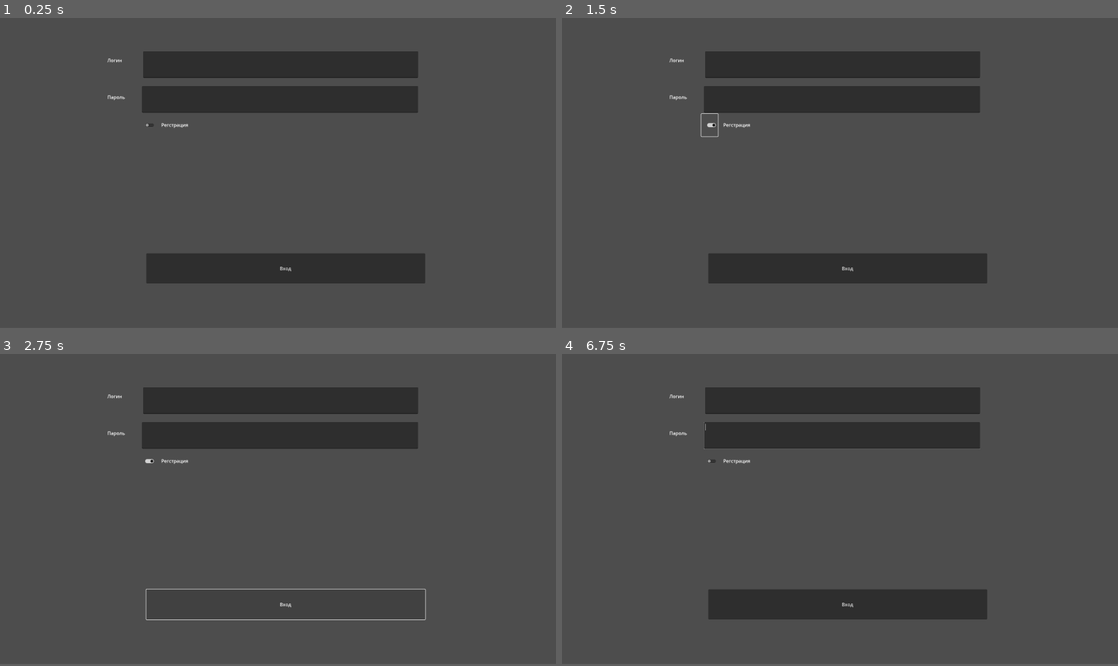
Above: before the commit, frames 1-4 (two rows, left to right).
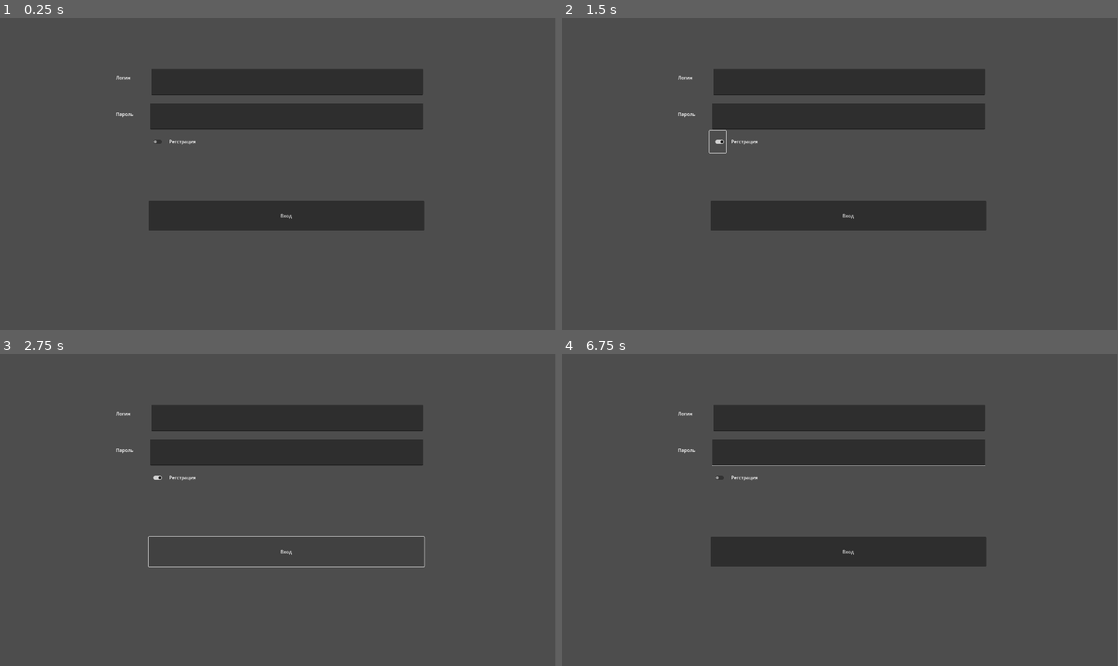
Above: after the commit, the same moments.

Repository: Crumbobly/CardSiege
Game: Godot game, scene res://scenes/auth/auth.tscn
Same seed, same stepped clock (60 frames per second), same inputs: the game is played once before the commit and once after it.
Inputs (mouse positions are in pixels of both pictures, inside the frame that each line leads up to; where the layout moved, square brackets give the same spot in the first picture):
- Up to frame 1 (0.25 s): no input
- Up to frame 2 (1.5 s): click "Вход" at 0.5 s; click (717, 139) [712, 124] at 1.25 s
- Up to frame 3 (2.75 s): click "Вход" at 2 s
- Up to frame 4 (6.75 s): click (717, 475) [712, 460] at 2.75 s; click "Вход" at 3.5 s; click (717, 475) [712, 460] at 4.25 s; tap Enter at 5, 6.5 s; move the mouse to (962, 494) at 5.02 s; click (962, 494) at 5.17 s; tap Space at 5.75 s; drag from (728, 525) to (812, 572) at 5.77 s; move the mouse to (895, 441) at 6.52 s; click (895, 441) at 6.67 s
In our replay, the window is 800x446 before the commit and 799x449 after it. These sizes can differ from the game's own. Grey fills any space a smaller window leaves; there, only what the larger window draws over its background counts as a difference.

The runs differ from the first frame. In frame 1, 18% of the frame differs, in the area x 19-77%, y 10-86%; in frame 2, 18%; in frame 3, 8.7%; in frame 4, 18%.

Commit message:
Серверные изменения

Diff:
--- a/project.godot
+++ b/project.godot
@@ -20,12 +20,13 @@
 Global="*res://global/global.gd"
 Events="*res://scripts/Events.gd"
 Server="*res://server/server.gd"
-NetworkManager="*res://server/network_manager.gd"
+NetworkManager="*res://server/utils/network_manager.gd"
 
 [display]
 
-window/size/viewport_width=1900
-window/size/viewport_height=1060
+window/size/viewport_width=1920
+window/size/viewport_height=1080
+window/size/mode=2
 
 [dotnet]
 
--- a/scenes/auth/auth.gd
+++ b/scenes/auth/auth.gd
@@ -1,53 +1,63 @@
 extends Node2D
 
-var is_login: bool = true
-var login: String
-var password: String
-@onready var timer: Timer = $Timer
+var reg_log_switch: bool = true
+var login_string: String
+var password_string: String
 var timer_end: bool = false
 
+@onready var timer: Timer = $Timer
 @onready var login_field = $LoginField
 @onready var password_field = $PasswordField
+@onready var error_lbl = $ErrorLbl
 
 
 func _ready() -> void:
-	$Unsec.visible = false
-	$UnsecLog.visible = false
+	DisplayServer.window_set_title("Вход")
+	NetworkManager.register_scene("Auth", self)
+	Server.join_server()
+
+	error_lbl.visible = false
 	timer.timeout.connect(timeout)
-	Server.join_server()
-	NetworkManager.register_scene("Auth", self)
+
 
 func _on_log_reg_check_btn_button_up() -> void:
-	is_login = false
-	$Unsec.visible = false
-	$UnsecLog.visible = false
+	reg_log_switch = false
+
 
 func _on_login_field_text_changed() -> void:
-	login = login_field.text
+	hide_error()
+	login_string = login_field.text
+
 
 func _on_password_field_text_changed() -> void:
-	password = password_field.text
+	hide_error()
+	password_string = password_field.text
+
 
 func _on_auth_btn_pressed() -> void:
 	timer_end = false
 	timer.set_wait_time(10)
 	timer.start()
-	Server.auth(login, password, is_login)
+	if reg_log_switch:
+		Server.login(login_string, password_string)
+	else:
+		Server.register(login_string, password_string)
 
-func uncorrect_data(type):
-	if(type == 0):
-		$UnsecLog.visible = true
-	else:
-		$UnsecLog.visible = false
-	if(type == 1):
-		$Unsec.visible = true
-	else:
-		$Unsec.visible = false
+
+func show_error():
+	error_lbl.visible = true
+
+
+func hide_error():
+	error_lbl.visible = false
+
+
 func timeout():
 	server_not_here()
 	timer_end = true
 
-func server_here():
+
+func server_here(my_login: String):
 
 	if timer_end:
 		return
@@ -55,6 +65,8 @@
 	timer.stop()
 	var scene: PackedScene = load("res://scenes/lobby/lobby.tscn")
 	get_tree().change_scene_to_packed(scene)
+	DisplayServer.window_set_title(my_login)
+
 
 func server_not_here():
 
--- a/scenes/auth/auth.tscn
+++ b/scenes/auth/auth.tscn
@@ -9,70 +9,62 @@
 script = ExtResource("1_fw18t")
 
 [node name="AuthBtn" type="Button" parent="."]
-offset_left = 500.0
-offset_top = 805.0
-offset_right = 1453.0
-offset_bottom = 908.0
+offset_left = 514.0
+offset_top = 633.0
+offset_right = 1467.0
+offset_bottom = 736.0
 text = "Вход"
 
 [node name="LoginField" type="TextEdit" parent="."]
-offset_left = 489.0
-offset_top = 114.0
-offset_right = 1429.0
-offset_bottom = 205.0
+offset_left = 523.0
+offset_top = 176.0
+offset_right = 1463.0
+offset_bottom = 267.0
 
 [node name="PasswordField" type="TextEdit" parent="."]
-offset_left = 485.0
-offset_top = 233.0
-offset_right = 1429.0
-offset_bottom = 324.0
+offset_left = 519.0
+offset_top = 295.0
+offset_right = 1463.0
+offset_bottom = 386.0
 
-[node name="Label" type="Label" parent="."]
-offset_left = 367.0
-offset_top = 133.0
-offset_right = 489.0
-offset_bottom = 175.0
+[node name="LoginLbl" type="Label" parent="."]
+offset_left = 401.0
+offset_top = 195.0
+offset_right = 523.0
+offset_bottom = 237.0
 text = "Логин"
 
-[node name="Label2" type="Label" parent="."]
-offset_left = 367.0
-offset_top = 259.0
-offset_right = 494.0
-offset_bottom = 322.0
+[node name="RegLbl" type="Label" parent="."]
+offset_left = 401.0
+offset_top = 321.0
+offset_right = 528.0
+offset_bottom = 384.0
 text = "Пароль"
 
-[node name="LogRegCheckBtn" type="CheckButton" parent="."]
-offset_left = 476.0
-offset_top = 328.0
-offset_right = 533.0
-offset_bottom = 405.0
+[node name="LogRegSwitchBtn" type="CheckButton" parent="."]
+offset_left = 510.0
+offset_top = 390.0
+offset_right = 567.0
+offset_bottom = 467.0
 
-[node name="Label3" type="Label" parent="."]
-offset_left = 551.0
-offset_top = 354.0
-offset_right = 869.0
-offset_bottom = 417.0
+[node name="LogRegSwitchLbl" type="Label" parent="."]
+offset_left = 585.0
+offset_top = 416.0
+offset_right = 903.0
+offset_bottom = 479.0
 text = "Регстрация"
 
 [node name="Timer" type="Timer" parent="."]
 
-[node name="Unsec" type="Label" parent="."]
-offset_left = 483.0
-offset_top = 327.0
-offset_right = 631.0
-offset_bottom = 350.0
-text = "Неверный пароль"
-label_settings = SubResource("LabelSettings_hrndq")
-
-[node name="UnsecLog" type="Label" parent="."]
-offset_left = 494.0
-offset_top = 203.0
-offset_right = 631.0
-offset_bottom = 226.0
-text = "Неверный логин"
+[node name="ErrorLbl" type="Label" parent="."]
+offset_left = 528.0
+offset_top = 265.0
+offset_right = 763.0
+offset_bottom = 288.0
+text = "Неверный логин или пароль"
 label_settings = SubResource("LabelSettings_hrndq")
 
 [connection signal="pressed" from="AuthBtn" to="." method="_on_auth_btn_pressed"]
 [connection signal="text_changed" from="LoginField" to="." method="_on_login_field_text_changed"]
 [connection signal="text_changed" from="PasswordField" to="." method="_on_password_field_text_changed"]
-[connection signal="button_up" from="LogRegCheckBtn" to="." method="_on_log_reg_check_btn_button_up"]
+[connection signal="button_up" from="LogRegSwitchBtn" to="." method="_on_log_reg_check_btn_button_up"]
--- a/scenes/lobby/lobby.gd
+++ b/scenes/lobby/lobby.gd
@@ -14,7 +14,6 @@
 	get_tree().change_scene_to_packed(game)
 
 
-
 func _on_del_write_pressed() -> void:
 	if(textbox.text == ""):
 		pass
--- a/server/server.gd
+++ b/server/server.gd
@@ -6,19 +6,17 @@
 @rpc("authority")
 func handle_request(scene_name: String, function_name: String, args: Array):
 	NetworkManager.handle_request(scene_name, function_name, args)
-###############
 
 func join_server():
 	client.create_client("127.0.0.1", 12345)
 	multiplayer.multiplayer_peer = client
-
+###############
 
 func send_message_to_server(message: String):
 	rpc_id(1, "handle_request", "Server", "client_chat_callback", [multiplayer.get_unique_id(), message])
 
+func login(login: String, password: String):
+	rpc_id(1, "handle_request", "Auth", "login", [multiplayer.get_unique_id(), login, password])
 
-func auth(login: String, password: String, is_reg: bool):
-	if is_reg:
-		rpc_id(1, "handle_request", "Server", "login", [multiplayer.get_unique_id(), login, password])
-	else:
-		rpc_id(1, "handle_request", "Server", "register", [multiplayer.get_unique_id(), login, password])
+func register(login: String, password: String):
+	rpc_id(1, "handle_request", "Auth", "register", [multiplayer.get_unique_id(), login, password])
Renamed: server/network_manager.gd -> server/utils/network_manager.gd
